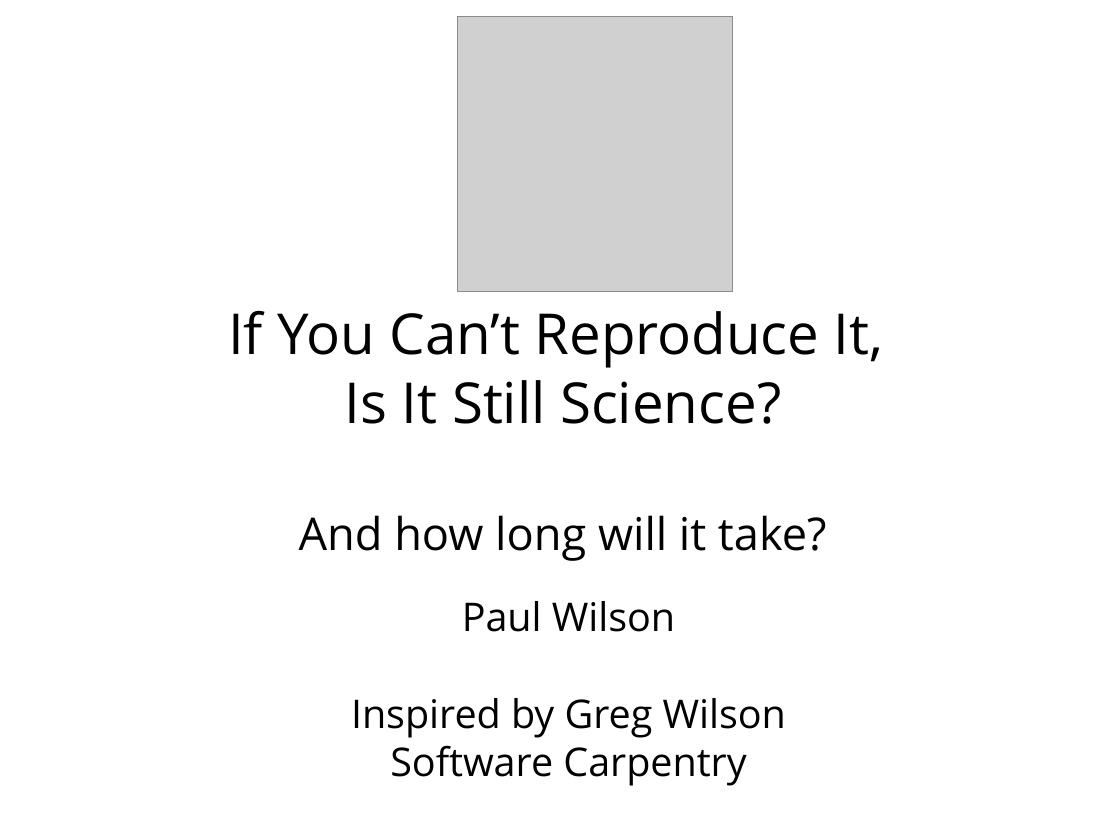
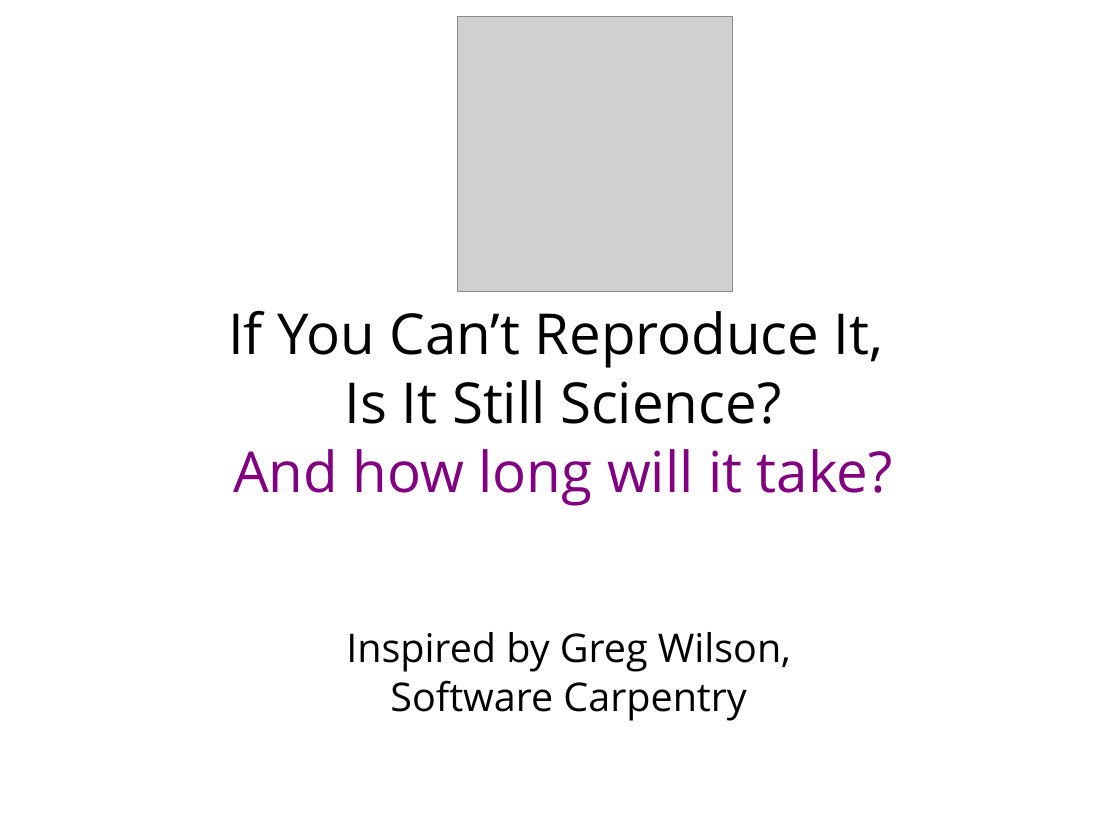
Before and after one commit to swcarpentry/DEPRECATED-boot-camps, a slide deck: slide 2 of BestPractices.ppt. Drawn at 1120x840 pixels with LibreOffice and Linux fonts; fonts in the diff are those of the drawing; grey boxes stand for pictures. Boxes give left, top, right and bottom in pixels: in the first picture for what was removed or moved away, otherwise in the second. Text is boxed around its words. In the diff, an @@ line names an element or a change of style, - is before the commit and + after.

```diff
--- a/BestPractices.ppt
+++ b/BestPractices.ppt
@@ text at [233,449,893,506]: size 32 to 40 pt, text colour #000000 to #800080 in "And how long will it take?" @@
@@ text "Inspired by Greg Wilson,": place and size @@
-text "Inspired by Greg Wilson," at [351,601,786,786]
+text "Inspired by Greg Wilson," at [346,632,791,721]
@@ text at [346,632,791,672]: text changed @@
-Paul Wilson
-Inspired by Greg Wilson
+Inspired by Greg Wilson,
```
Also in this commit, not shown: 5 other slides changed, 2 slides added, 7 slides removed, 2 other files.
